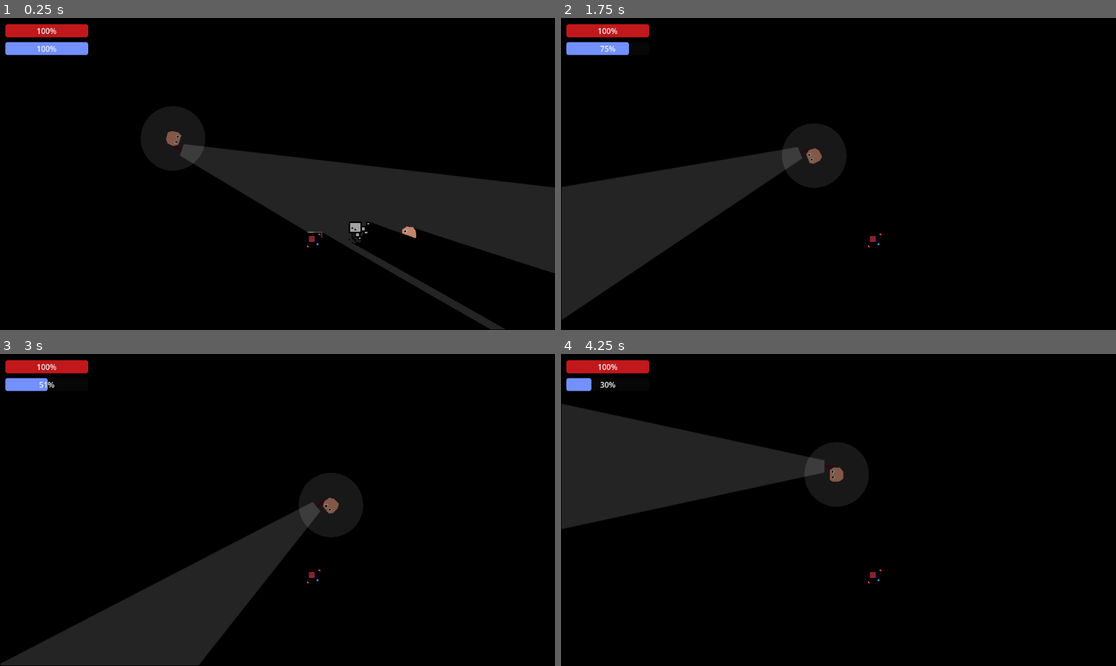
Above: before the commit, frames 1-4 (two rows, left to right).
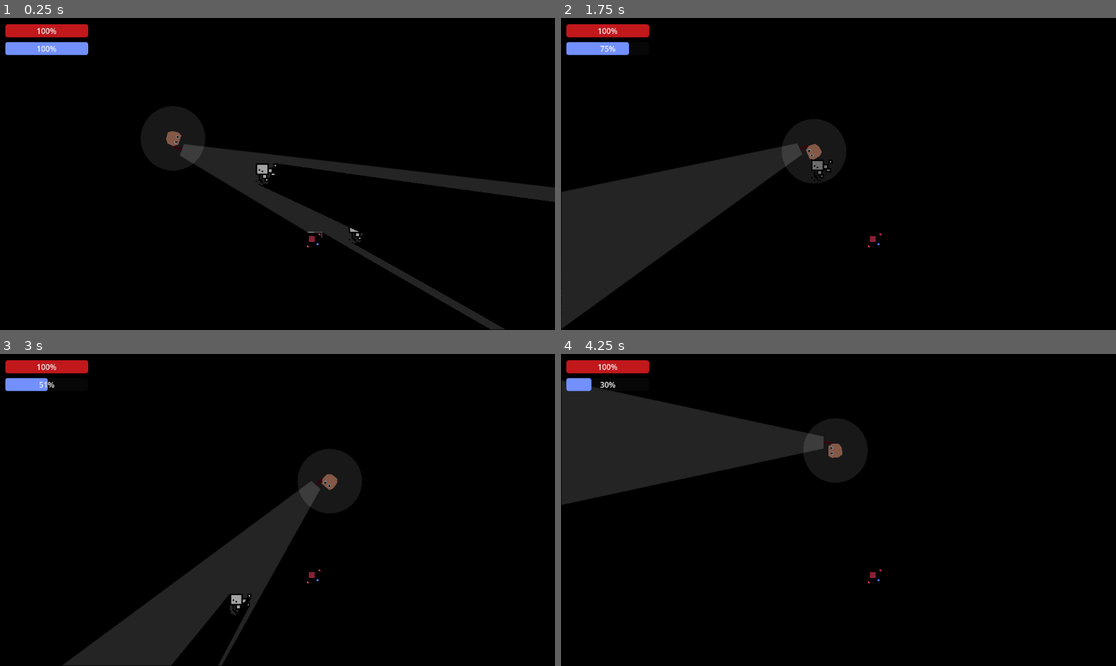
Above: after the commit, the same moments.

Repository: mncc8337/blashout
Game: Godot game, scene res://scenes/main.tscn
Two runs of this game, one before a commit and one after it. Both use one fixed random seed, a clock stepped at 60 frames per second and the inputs below.
Inputs (mouse positions are in pixels of both pictures, inside the frame that each line leads up to):
- Up to frame 1 (0.25 s): no input
- Up to frame 2 (1.75 s): move the mouse to (960, 158) at 0.52 s; hold D (right) 0.53-1.28 s; hold Shift (run) 0.53-1.28 s; move the mouse to (727, 189) at 1.27 s; hold S (down) from 1.28 s (still down); tap Shift (run) at 1.35 s
- Up to frame 3 (3 s): move the mouse to (333, 441) at 2.02 s; release S (down) at 2.03 s; hold D (right) 2.03-2.78 s; hold Shift (run) 2.03-2.78 s; move the mouse to (249, 572) at 2.77 s; hold W (up) from 2.78 s (still down); tap Shift (run) at 2.85 s
- Up to frame 4 (4.25 s): move the mouse to (1005, 556) at 3.52 s; release W (up) at 3.53 s; hold A (left) from 3.53 s (still down); hold Shift (run) from 3.53 s (still down)

The runs differ from the first frame. In frame 1, 8.6% of the frame differs, in the area x 46-100%, y 46-82%; in frame 2, 0.9%; in frame 3, 4.4%; in frame 4, 7.1%.

Commit message:
add foe's healthbar

Diff:
--- a/scenes/foe.tscn
+++ b/scenes/foe.tscn
@@ -6,6 +6,12 @@
 [sub_resource type="OccluderPolygon2D" id="OccluderPolygon2D_7oyap"]
 cull_mode = 2
 polygon = PackedVector2Array(-8, -8, 7, -8, 7, -5, 4, -5, 4, -2, 6, -2, 6, 1, 2, 1, 1, 2, 1, 5, -1, 7, -6, 7, -8, 5)
+
+[sub_resource type="StyleBoxFlat" id="StyleBoxFlat_uhm6t"]
+bg_color = Color(1, 0.117647, 0.137255, 0.74902)
+
+[sub_resource type="Theme" id="Theme_ctdp7"]
+ProgressBar/styles/fill = SubResource("StyleBoxFlat_uhm6t")
 
 [node name="foe" type="CharacterBody2D"]
 position = Vector2(750, 448)
@@ -21,3 +27,13 @@
 
 [node name="LightOccluder2D" type="LightOccluder2D" parent="."]
 occluder = SubResource("OccluderPolygon2D_7oyap")
+
+[node name="healthbar" type="ProgressBar" parent="."]
+offset_left = -8.33333
+offset_top = -12.6667
+offset_right = 6.66667
+offset_bottom = -8.66672
+scale = Vector2(1, 0.495)
+theme = SubResource("Theme_ctdp7")
+value = 33.0
+show_percentage = false
--- a/scenes/main.tscn
+++ b/scenes/main.tscn
@@ -145,3 +145,9 @@
 [node name="foes" type="Node" parent="."]
 
 [node name="foe" parent="foes" instance=ExtResource("5_2h47a")]
+
+[node name="foe2" parent="foes" instance=ExtResource("5_2h47a")]
+position = Vector2(557, 327)
+
+[node name="foe3" parent="foes" instance=ExtResource("5_2h47a")]
+position = Vector2(501, 550)
--- a/scripts/foe.gd
+++ b/scripts/foe.gd
@@ -2,8 +2,12 @@
 
 
 var SPEED = 600.0
-var V = Vector2.ZERO
+var health = 100.0
 @onready var player = $"../../player"
+
+func _process(delta):
+	$healthbar.visible = health < 100
+	$healthbar.value = health
 
 func _physics_process(delta):
 	var player_pos = player.global_position
Not shown: 1 places in scenes/foe.tscn that only renumber resources
Not shown: 2 places in scenes/main.tscn that only renumber resources
